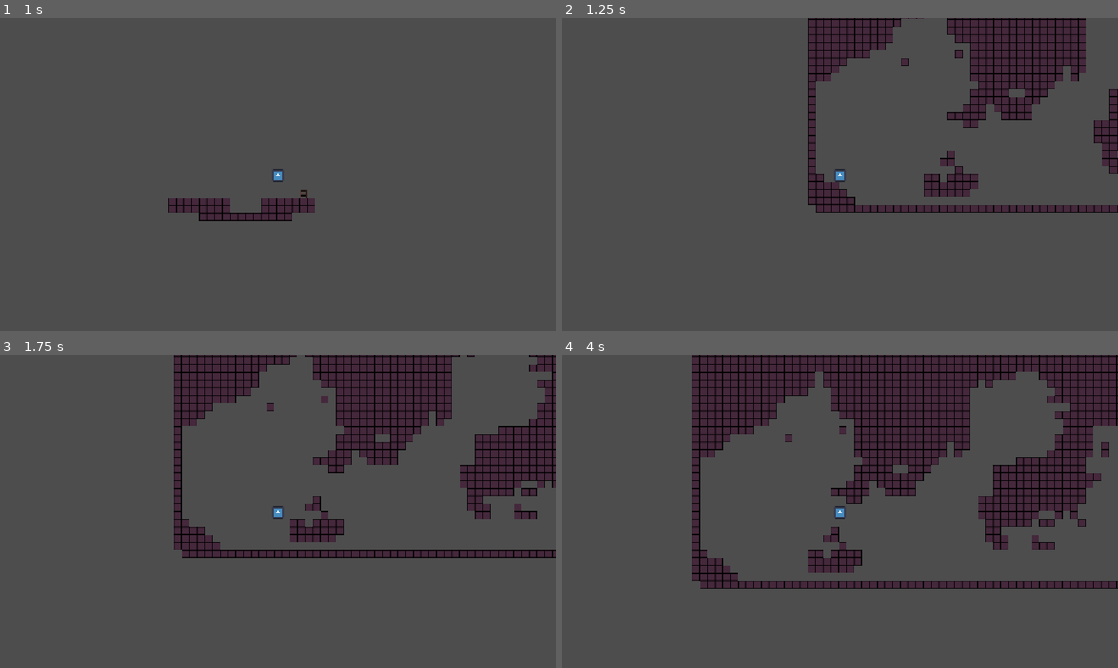
Above: before the commit, frames 1-4 (two rows, left to right).
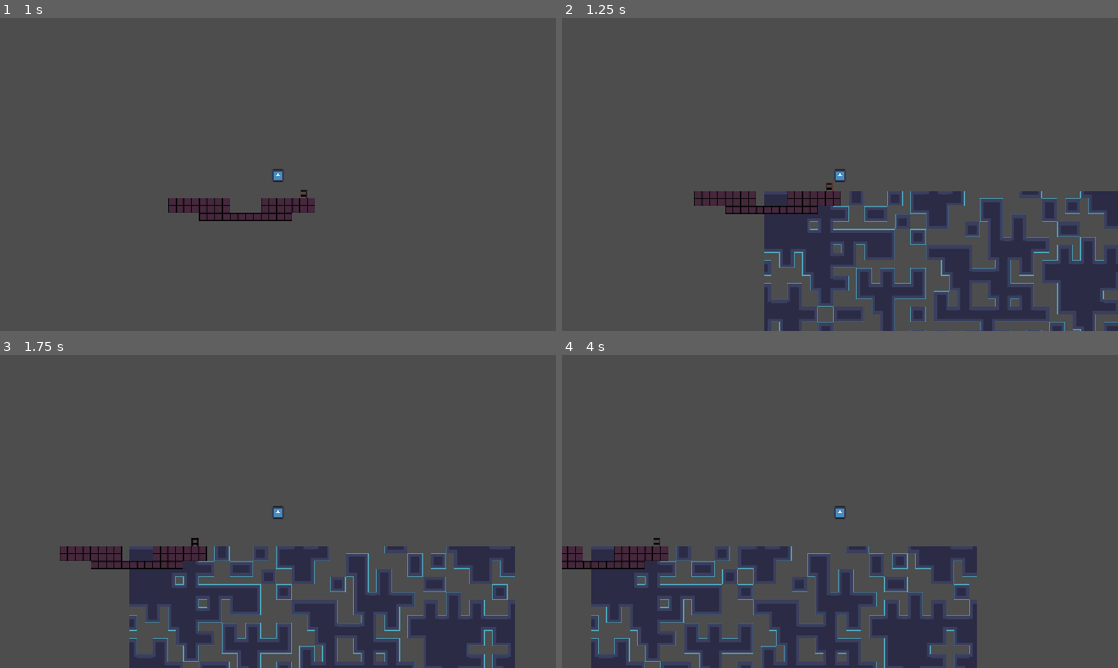
Above: after the commit, the same moments.

Repository: xanian7/november-2
Game: Godot game, scene res://scenes/main.tscn
The game is run twice, just before and just after one commit, with the same random seed, the same clock (stepped at 60 frames per second) and the same inputs. The engine's default icon, where the game draws it, is replaced by a stand-in: a white triangle on a blue panel in a dark square.
Inputs:
- Up to frame 1 (1 s): tap Enter at 0.5 s; hold D (move_right) from 0.53 s (still down); tap Space (jump) at 0.77 s
- Up to frame 2 (1.25 s): keep holding D (move_right)
- Up to frame 3 (1.75 s): keep holding D (move_right); tap Space (jump) at 1.52 s
- Up to frame 4 (4 s): release D (move_right) at 2.03 s; hold A (move_left) 2.03-2.78 s; hold D (move_right) from 2.78 s (still down); tap Space (jump) at 3.02, 3.77 s

Frame 1 is identical in both runs. In frame 2, 25% of the frame differs, in the area x 23-100%, y 0-100%; in frame 3, 30%; in frame 4, 39%, in the area x 0-100%, y 0-100%.

Commit message:
get wfc working. needs a bit of rework to work with 16x16 tiles

Diff:
--- a/scenes/main.tscn
+++ b/scenes/main.tscn
@@ -5,17 +5,42 @@
 [ext_resource type="PackedScene" uid="uid://cslbsci54stqn" path="res://scenes/ladder.tscn" id="1_tefeu"]
 [ext_resource type="Script" uid="uid://j03optwg54m8" path="res://scenes/room_tile_map.gd" id="2_0wfyh"]
 [ext_resource type="Texture2D" uid="uid://mmr4uqkvh8xy" path="res://assets/test-cube.png" id="2_sugp2"]
+[ext_resource type="Texture2D" uid="uid://bw0xdgqi2g6yi" path="res://assets/test_sheet.png" id="4_tipki"]
 [ext_resource type="Texture2D" uid="uid://qjb0apoesy8t" path="res://assets/ladder.png" id="5_tbgi4"]
 [ext_resource type="PackedScene" uid="uid://b61hv3xg7ft1w" path="res://scenes/example_tile_map.tscn" id="6_o6xl0"]
 
-[sub_resource type="TileSetAtlasSource" id="TileSetAtlasSource_jyhfs"]
-texture = ExtResource("2_sugp2")
+[sub_resource type="TileSetAtlasSource" id="TileSetAtlasSource_85g3d"]
+texture = ExtResource("4_tipki")
 0:0/0 = 0
 0:0/0/physics_layer_0/polygon_0/points = PackedVector2Array(-8, -8, 8, -8, 8, 8, -8, 8)
+1:0/0 = 0
+1:0/0/physics_layer_0/polygon_0/points = PackedVector2Array(-8, -8, 8, -8, 8, 8, -8, 8)
+2:0/0 = 0
+2:0/0/physics_layer_0/polygon_0/points = PackedVector2Array(-8, -8, 8, -8, 8, 8, -8, 8)
+3:0/0 = 0
+3:0/0/physics_layer_0/polygon_0/points = PackedVector2Array(-8, -8, 8, -8, 8, 8, -8, 8)
+4:0/0 = 0
+4:0/0/physics_layer_0/polygon_0/points = PackedVector2Array(-8, -8, 8, -8, 8, 8, -8, 8)
+0:1/0 = 0
+0:1/0/physics_layer_0/polygon_0/points = PackedVector2Array(-8, -8, 8, -8, 8, 8, -8, 8)
+1:1/0 = 0
+1:1/0/physics_layer_0/polygon_0/points = PackedVector2Array(-8, -8, 8, -8, 8, 8, -8, 8)
+2:1/0 = 0
+2:1/0/physics_layer_0/polygon_0/points = PackedVector2Array(-8, -8, 8, -8, 8, 8, -8, 8)
+3:1/0 = 0
+3:1/0/physics_layer_0/polygon_0/points = PackedVector2Array(-8, -8, 8, -8, 8, 8, -8, 8)
+4:1/0 = 0
+4:1/0/physics_layer_0/polygon_0/points = PackedVector2Array(-8, -8, 8, -8, 8, 8, -8, 8)
+2:2/0 = 0
+2:2/0/physics_layer_0/polygon_0/points = PackedVector2Array(-8, -8, 8, -8, 8, 8, -8, 8)
+3:2/0 = 0
+3:2/0/physics_layer_0/polygon_0/points = PackedVector2Array(-8, -8, 8, -8, 8, 8, -8, 8)
+4:2/0 = 0
+4:2/0/physics_layer_0/polygon_0/points = PackedVector2Array(-8, -8, 8, -8, 8, 8, -8, 8)
 
 [sub_resource type="TileSet" id="TileSet_0wfyh"]
 physics_layer_0/collision_layer = 1
-sources/0 = SubResource("TileSetAtlasSource_jyhfs")
+sources/1 = SubResource("TileSetAtlasSource_85g3d")
 
 [sub_resource type="TileSetAtlasSource" id="TileSetAtlasSource_tbgi4"]
 texture = ExtResource("2_sugp2")
--- a/scripts/room_generator.gd
+++ b/scripts/room_generator.gd
@@ -4,15 +4,20 @@
 @export var room_tile_map : RoomTileMap
 @export var custom_seed: int
 @export var frequency: float = 0.05 # This will more than likely never be changed (lower the value the less noise)
-@export var room_range: Vector2i = Vector2i(256, 256) # Determines the size of the room
+@export var room_range: Vector2i = Vector2i(50, 50) # Determines the size of the room
 @export var desired_spawn_point: Vector2i = Vector2i(1, room_range.y - 4) # bottom left of the room
 @export var example_tile_map: TileMapLayer
 
+# Wave function collapse
+const WFC_DIRECTIONS := [Vector2i.LEFT, Vector2i.RIGHT, Vector2i.UP, Vector2i.DOWN]
+const NUM_ATTEMPTS: int = 30
+const WFC_AIR : Vector2i = Vector2i(-1, -1)
+
 # TODO: put more COORDS for tiles here once they are created
 const TEST_COORD = Vector2i(0,0)
 
 func _ready() -> void:
-	GameManager.generate_new_room.connect(generate_room)
+	GameManager.generate_new_room.connect(wfc)
 
 ## Randomly generates a room based on arguments
 ## (ex. type of room, room size, etc.)
@@ -66,77 +71,161 @@
 		else:
 			spawn_point = Vector2i(spawn_point.x + 1, spawn_point.y)
 
-func wfc(tilemap: TileMapLayer) -> void:
-	# get all different types of tiles in the tileset
-	var tiles = tilemap.get_used_cells()
-
-	# create a dictionary of tiles where their possible neighbors will be listed
-	var possible_tiles: Dictionary[Vector2i, TilePossibilities]
-
-	for tile in tiles:
-		#var tile_id = tilemap.get_cell_source_id(tile) # gets the tile id from the coords
-		var possible_neighbors = tilemap.get_surrounding_cells(tile) # gets its surrounding compatible friends
-		var existing_tile = possible_tiles.get_or_add(tile) # checks if there is an already existing coord in the dictionary for it
-
-		var possibility_object: TilePossibilities
-		if existing_tile: # if it exists then just append the possbile tiles
-			possibility_object = existing_tile
-
-		# parse through tilemap and add to the dictionary what the given tiles have as neighbors
-		for neighbor in possible_neighbors:
-			if neighbor.x > tile.x:
-				possibility_object.right.append(neighbor)
-			elif neighbor.x < tile.x:
-				possibility_object.left.append(neighbor)
-			elif neighbor.y > tile.y:
-				possibility_object.down.append(neighbor)
-			elif neighbor.y < tile.y:
-				possibility_object.up.append(neighbor)
-			else:
-				pass # placeholder for now
-
-	var all_tile_ids = possible_tiles.keys()
-
-	wfc_find_and_place_tiles(Vector2i(0,0), possible_tiles)
-
-
-	# the tilemap to generate should have a size so loop through the x and y values of the size
-	for x in room_range.x:
-		for y in room_range.y:
-			# check potential neighbors
-			var surrounding_tiles = room_tile_map.get_surrounding_cells(Vector2i(x, y))
-			if not surrounding_tiles.any: # has no neighbors
-				# place random tile
-				room_tile_map.set_cell(Vector2i(x, y), 0, all_tile_ids[randi_range(0, all_tile_ids.size())])
-			else:
-				# check every neighbor and place a tile based on the list of possiblilties given after assessing which can be placed
-				var possible: TilePossibilities = possible_tiles.get(Vector2i(x, y))
-
-
-			# if the tile its about to place has another neighbor then select
-			# one that satisfies both neighboring conditions
-
-	pass
-
-func wfc_find_and_place_tiles(coords: Vector2i, possible_tiles: Dictionary[Vector2i, TilePossibilities]) -> void:
-	if coords.x > room_range.x and coords.y > room_range.y:
+
+func wfc(tilemap: TileMapLayer = null) -> void:
+	if tilemap == null:
+		tilemap = example_tile_map
+
+	var rules: Dictionary[Vector2i, TilePossibilities] = {} # Vector2i is the tile type and TilePossibilities is the allowed neighboring tiles
+	var sample_rect := tilemap.get_used_rect() # get the used tiles in the tilemap
+
+	# if the sample tilemap has nothing then do nothing
+	if sample_rect.size == Vector2i.ZERO:
 		return
 
-	var surrounding_tiles = room_tile_map.get_surrounding_cells(coords)
-	if surrounding_tiles:
-		var possible: TilePossibilities = possible_tiles.get(coords)
-	else:
-		pass
-
-
-
-## Searches for a valid tile to place based on possible neighbors and returns the atlas coordinates of the tile to place
-func wfc_valid_tile_search(tile_to_place_coords: Vector2i, possible_tiles: Dictionary[Vector2i, TilePossibilities]) -> Vector2i:
-	var possible: TilePossibilities = possible_tiles.get(tile_to_place_coords)
-
-
-
-	return Vector2i(0,0)
+	for x in range(sample_rect.position.x, sample_rect.end.x):
+		for y in range(sample_rect.position.y, sample_rect.end.y):
+			var coords := Vector2i(x, y)
+			var tile_type : Vector2i = wfc_tile_type(tilemap, coords) # get what type of tile is at the coords
+
+			# instantiate a new tile and its possible neighbors in the dictionary if it doesnt already exist
+			if not rules.has(tile_type):
+				rules[tile_type] = TilePossibilities.new()
+
+			# go through each direction to get the allowed neighbors for each tile
+			for direction in WFC_DIRECTIONS:
+				var neighbor_position: Vector2i = coords + direction
+
+				# skip points outside the example tilemap area instead of assigning it to an air tile
+				if not sample_rect.has_point(neighbor_position):
+					continue
+
+				var neighbor_type : Vector2i = wfc_tile_type(tilemap, neighbor_position)
+				var allowed : Array[Vector2i] = wfc_allowed(rules[tile_type], direction) # get the allowed tiles
+
+				# check if the allowed array already has the neighbor, if not add it to the array
+				if not allowed.has(neighbor_type):
+					allowed.append(neighbor_type)
+
+	for attempt in range(NUM_ATTEMPTS):
+		var wave : Dictionary = wfc_solve(rules) # returns the tiles to place after it's been solved
+
+		# restart the solution
+		if wave.is_empty():
+			continue
+
+		room_tile_map.clear() # figure out why tf this works
+
+		# place the tiles
+		for coords in wave:
+			var tile_type: Vector2i = wave[coords][0]
+
+			if tile_type != WFC_AIR:
+				room_tile_map.set_cell(coords, 1, tile_type)
+
+		return
+
+	push_warning("WFC did not find a solution") # debug, TODO: remove once reworked
+
+## returns the tile's atlas coords at the coords designated by @coords
+func wfc_tile_type(tilemap: TileMapLayer, coords: Vector2i) -> Vector2i:
+	if tilemap.get_cell_source_id(coords) == -1:
+		return WFC_AIR # no tile placed which means it's an air tile
+
+	return tilemap.get_cell_atlas_coords(coords) # return the altas coords of tile at the coords designated
+
+## returns the allowed tiles at the given direction
+func wfc_allowed(possibilites: TilePossibilities, direction: Vector2i) -> Array[Vector2i]:
+	match direction:
+		Vector2i.LEFT:
+			return possibilites.left
+		Vector2i.RIGHT:
+			return possibilites.right
+		Vector2i.UP:
+			return possibilites.up
+		Vector2i.DOWN:
+			return possibilites.down
+	return []
+
+func wfc_solve(rules: Dictionary[Vector2i, TilePossibilities]) -> Dictionary:
+	var wave: Dictionary = {}
+	var all_types : Array[Vector2i] = rules.keys()
+	var pending: Array[Vector2i] = []
+
+	for x in range(room_range.x):
+		for y in range(room_range.y):
+			var coords := Vector2i(x, y)
+
+			wave[coords] = all_types.duplicate()
+			pending.append(coords)
+
+	while true:
+		if not wfc_propagate(wave, rules, pending):
+			return {}
+
+		var smallest_count: int = all_types.size() + 1
+		var candidates: Array[Vector2i] = []
+
+		for coords in wave:
+			var count: int = wave[coords].size()
+
+			if count == 0:
+				return {}
+			if count == 1:
+				continue
+			if count < smallest_count:
+				smallest_count = count
+				candidates.clear()
+				candidates.append(coords)
+			elif count == smallest_count:
+				candidates.append(coords)
+
+		if candidates.is_empty():
+			return wave
+
+		var chosen_position: Vector2i = candidates.pick_random()
+		var chosen_type: Vector2i = wave[chosen_position].pick_random()
+
+		wave[chosen_position] = [chosen_type]
+		pending.append(chosen_position)
+
+	return {}
+
+func wfc_propagate(wave: Dictionary, rules: Dictionary[Vector2i, TilePossibilities], pending: Array[Vector2i]) -> bool:
+	while not pending.is_empty():
+		var coords: Vector2i = pending.pop_back()
+
+		for direction in WFC_DIRECTIONS:
+			var neighbor_position: Vector2i = coords + direction
+
+			if not wave.has(neighbor_position):
+				continue
+
+			var supported: Array[Vector2i] = []
+			for tile_type in wave[coords]:
+				var allowed : Array[Vector2i] = wfc_allowed(rules[tile_type], direction)
+
+				for neighbor_type in allowed:
+					if not supported.has(neighbor_type):
+						supported.append(neighbor_type)
+
+			var remaining: Array[Vector2i] = []
+
+			for neighbor_type in wave[neighbor_position]:
+				if supported.has(neighbor_type):
+					remaining.append(neighbor_type)
+
+			if remaining.is_empty():
+				return false
+
+			if remaining.size() < wave[neighbor_position].size():
+				wave[neighbor_position] = remaining
+
+				if not pending.has(neighbor_position):
+					pending.append(neighbor_position)
+
+	return true
+
 
 ## Saves the room data so the room can be recreated at any given time
 func save_room() -> void:
